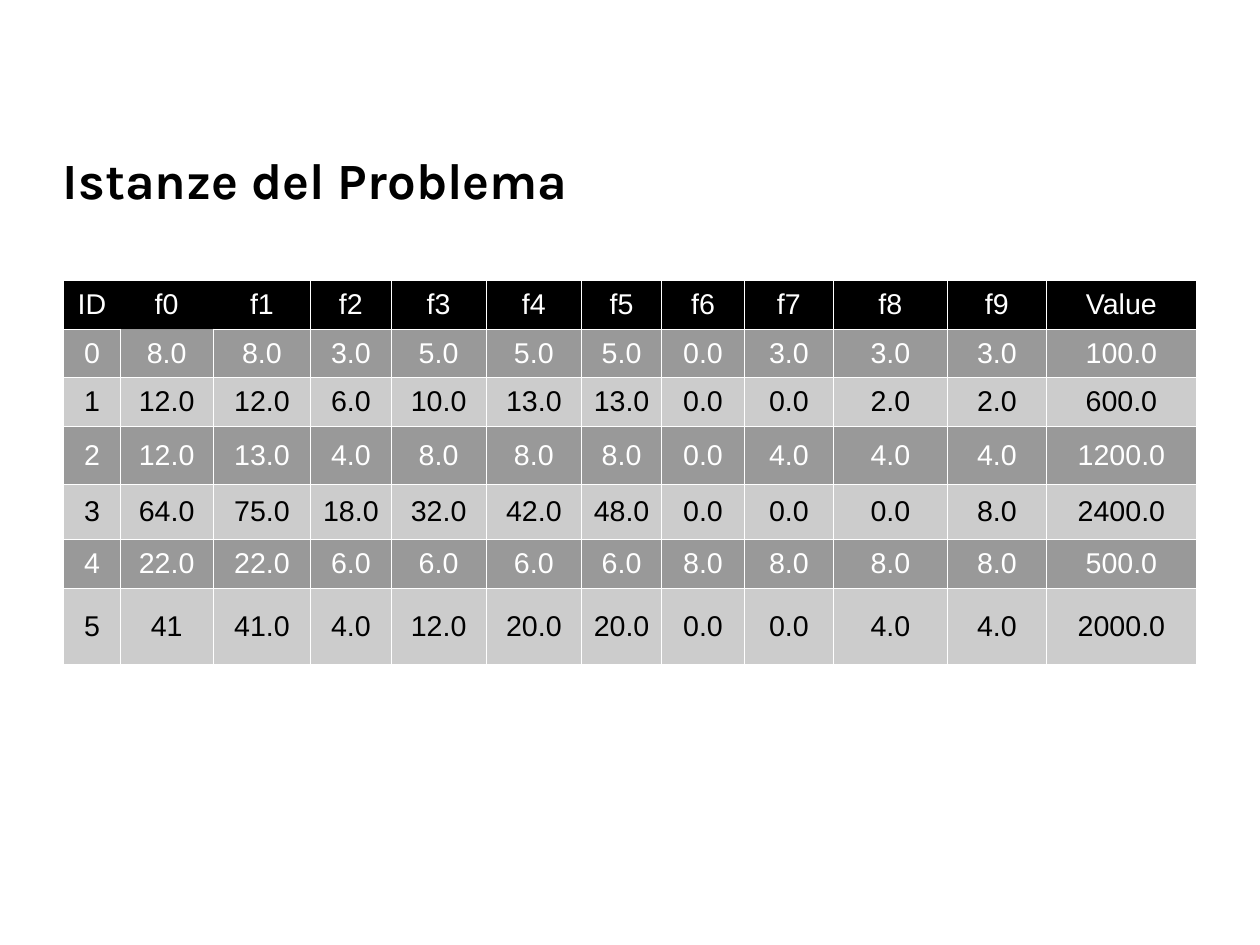
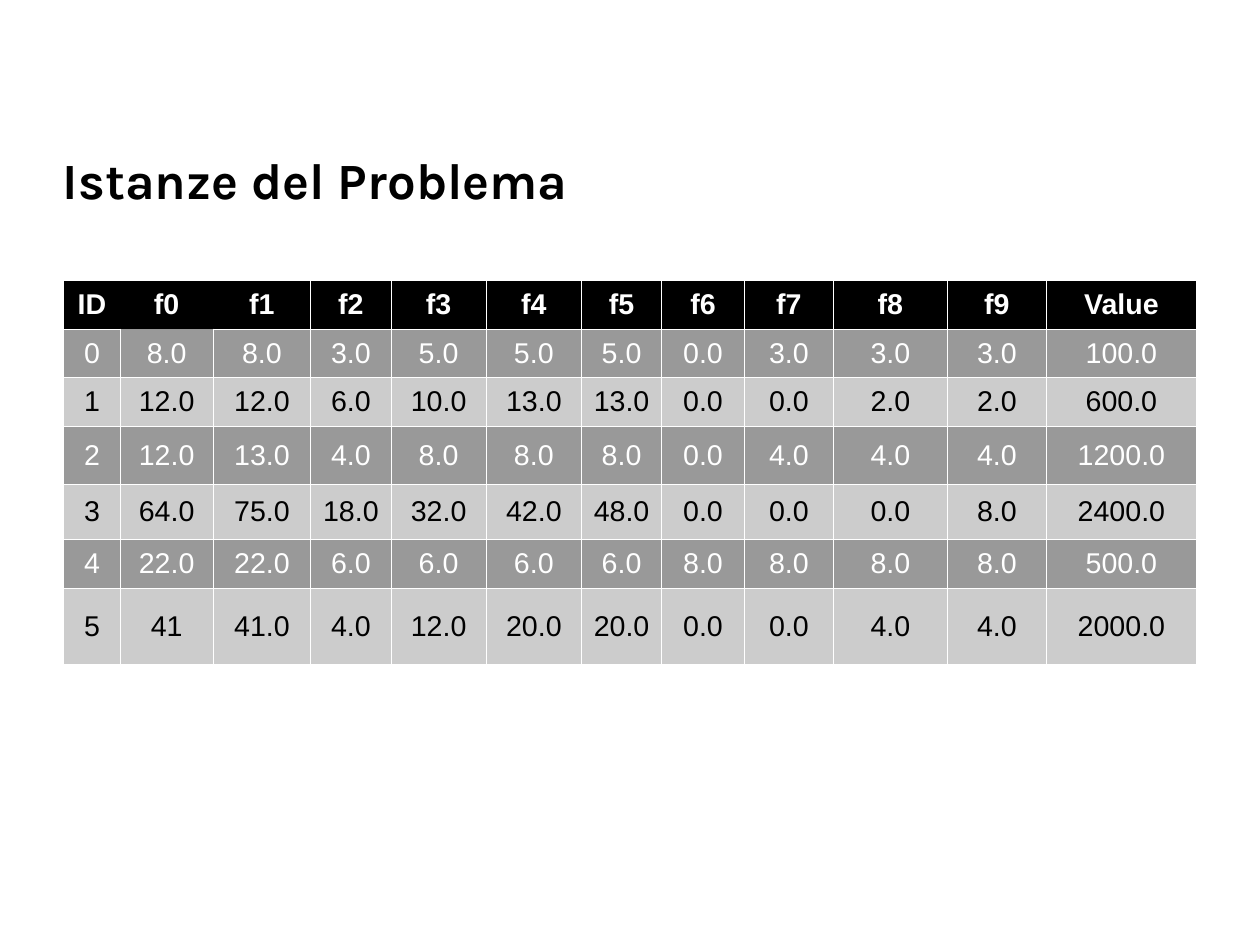
Before and after one commit to ncvescera/mkp-gasolver, a slide deck: slide 6 of relazione/presentazione/presentazione.odp. Drawn at 1260x945 pixels with LibreOffice and Linux fonts; fonts in the diff are those of the drawing; background and template pictures are left out. Boxes give left, top, right and bottom in pixels: in the first picture for what was removed or moved away, otherwise in the second. Text is boxed around its words. In the diff, an @@ line names an element or a change of style, - is before the commit and + after.

```diff
--- a/relazione/presentazione/presentazione.odp
+++ b/relazione/presentazione/presentazione.odp
@@ table at (64,280,1197,664) @@
@@ bold on in "ID", "f0", "f1", "f2" and 8 more places @@
```
Also in this commit, not shown: 6 slides added, 1 other file.
